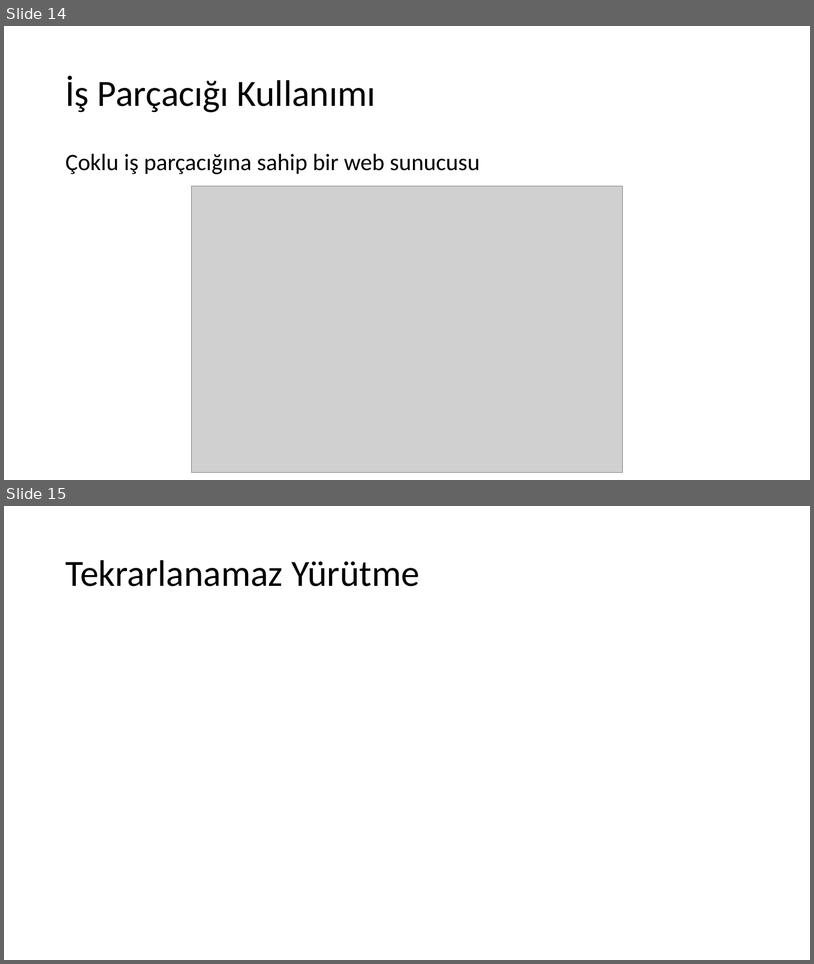
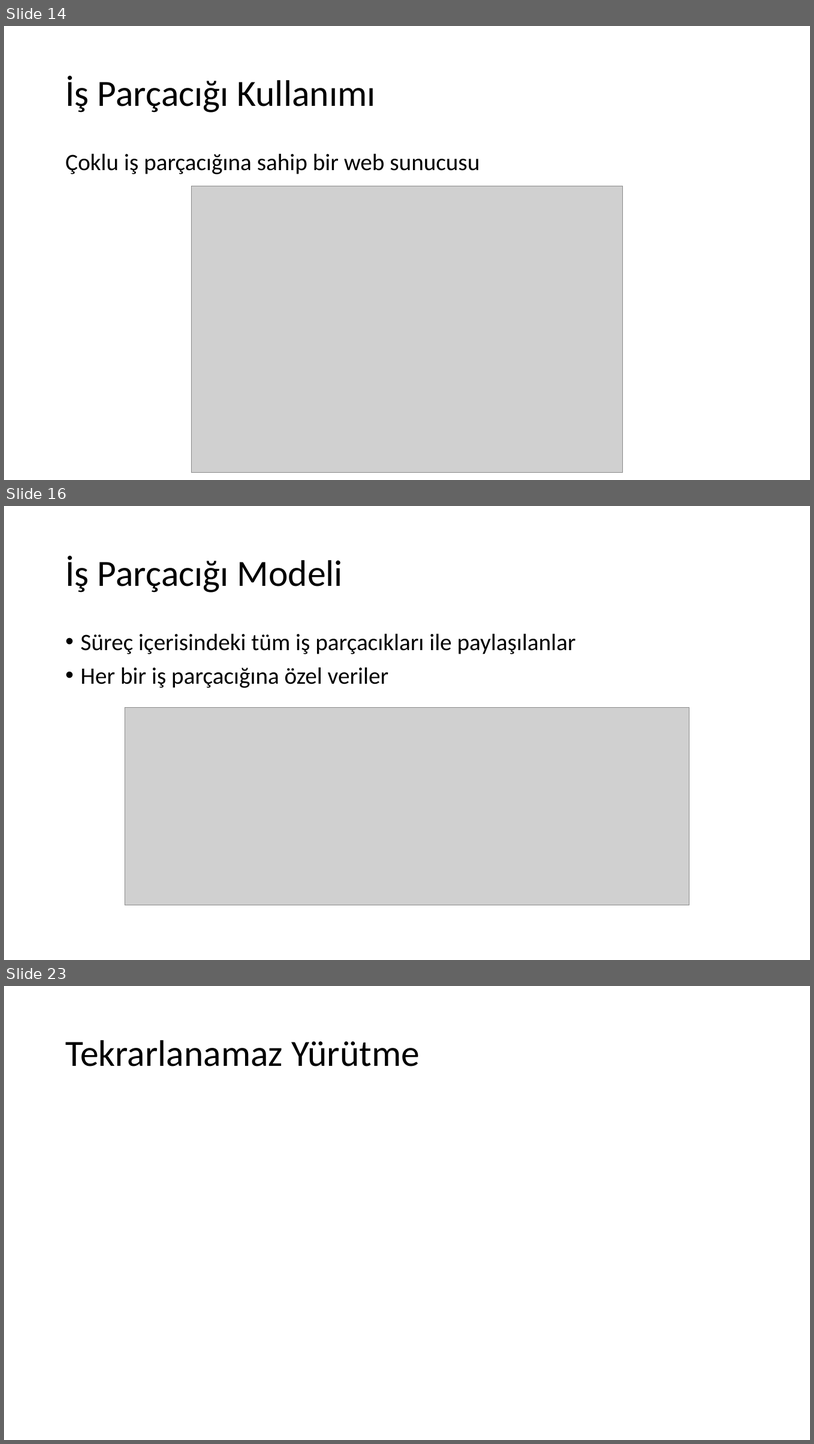
Before and after one commit to sercankulcu/sercankulcu.github.io, a slide deck: assets/teaching/os/2_Bolum_2_Surecler.pptx. Shown one above the other, each under a label of ours: slides 14 and 15 before the commit, slides 14, 16 and 23 after it; the slides between them are not shown. The pictures are 814x964 and 814x1444 pixels, drawn with LibreOffice and Linux fonts; fonts in the diff are those of the drawing; grey boxes stand for pictures. Boxes give left, top, right and bottom in pixels: in the first picture for what was removed or moved away, otherwise in the second. Text is boxed around its words. In the diff, an @@ line names an element or a change of style, - is before the commit and + after.

```diff
--- a/assets/teaching/os/2_Bolum_2_Surecler.pptx
+++ b/assets/teaching/os/2_Bolum_2_Surecler.pptx
@@ slide 16 added at box(4, 506, 810, 960), background #FFFFFF @@
@@ title added at box(65, 555, 343, 592), 44 pt, text #000000 @@
+İş Parçacığı Modeli
@@ text added at box(81, 633, 576, 688), 28 pt, text #000000 @@
+• Süreç içerisindeki tüm iş parçacıkları ile paylaşılanlar
+• Her bir iş parçacığına özel veriler
@@ picture added at box(125, 708, 689, 904) @@
@@ what was slide 15 is now slide 23 @@
```
Also in this commit, not shown: 7 other slides added, 1 other file.
